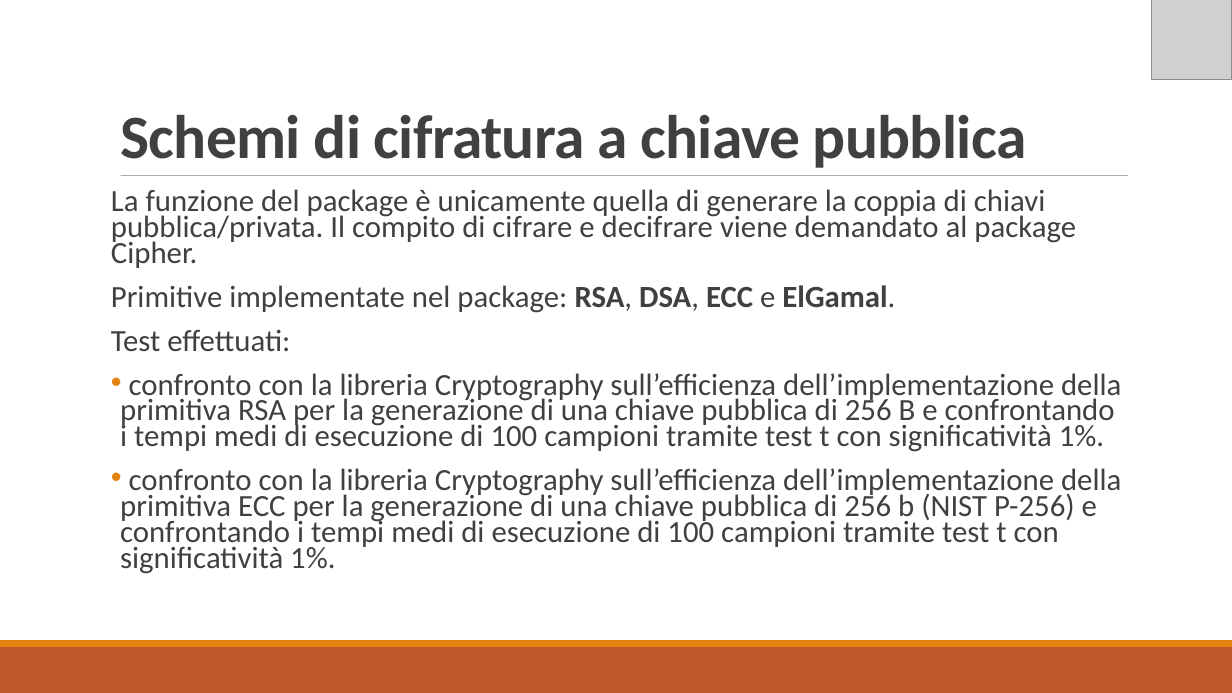
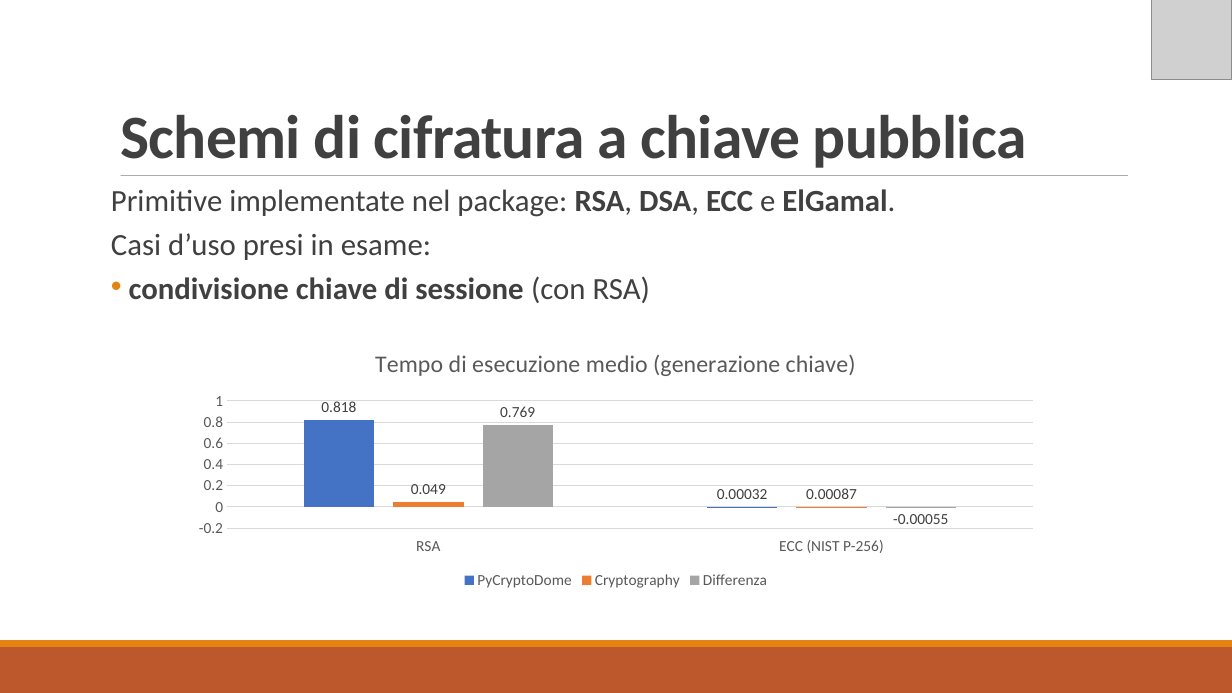
Before and after one commit to MickTK/ElaboratoFinale, a slide deck: slide 6 of Presentazione/Presentazione.odp (slide 9 before the commit). Drawn at 1232x693 pixels with LibreOffice and Linux fonts; fonts in the diff are those of the drawing; grey boxes stand for pictures. Boxes give left, top, right and bottom in pixels: in the first picture for what was removed or moved away, otherwise in the second. Text is boxed around its words. In the diff, an @@ line names an element or a change of style, - is before the commit and + after.

```diff
--- a/Presentazione/Presentazione.odp
+++ b/Presentazione/Presentazione.odp
@@ text at (111, 189, 1076, 268): paragraph removed @@
-La funzione del package è unicamente quella di generare la coppia di chiavi pubblica/privata. Il compito di cifrare e decifrare viene demandato al package Cipher.
@@ text at (111, 233, 650, 303): text changed @@
-Test effettuati:
-• confronto con la libreria Cryptography sull’efficienza dell’implementazione della primitiva RSA per la generazione di una chiave pubblica di 256 B e confrontando i tempi medi di esecuzione di 100 campioni tramite test t con significatività 1%.
-• confronto con la libreria Cryptography sull’efficienza dell’implementazione della primitiva ECC per la generazione di una chiave pubblica di 256 b (NIST P-256) e confrontando i tempi medi di esecuzione di 100 campioni tramite test t con significatività 1%.
+Casi d’uso presi in esame:
+• condivisione chiave di sessione (con RSA)
@@ column chart added at (181, 332, 1051, 592) @@
+title "Tempo di esecuzione medio (generazione chiave)"
+categories: RSA, ECC (NIST P-256)
+PyCryptoDome: 0.818, 0.00032
+Cryptography: 0.049, 0.00087
+Differenza: 0.769, -0.00055
```
Also in this commit, not shown: 8 other slides changed, 1 slide added, 7 slides removed, 7 other files.
